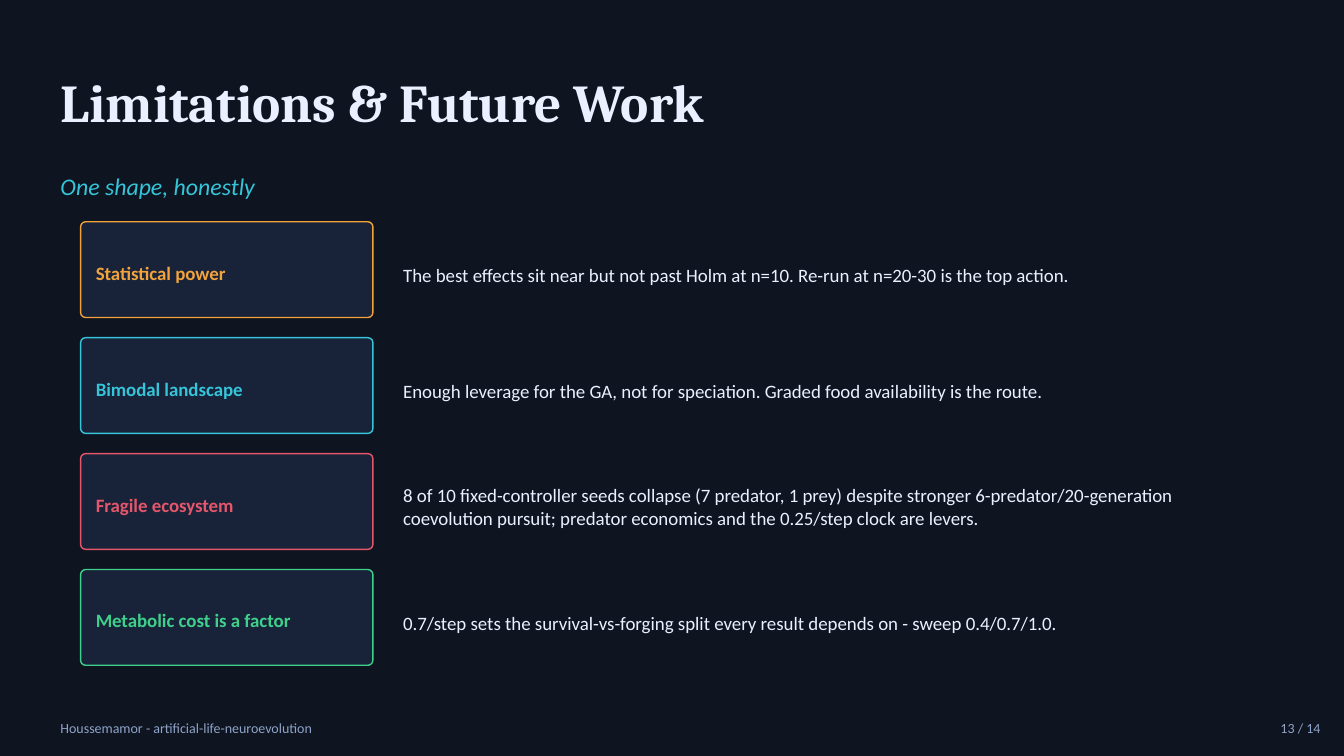
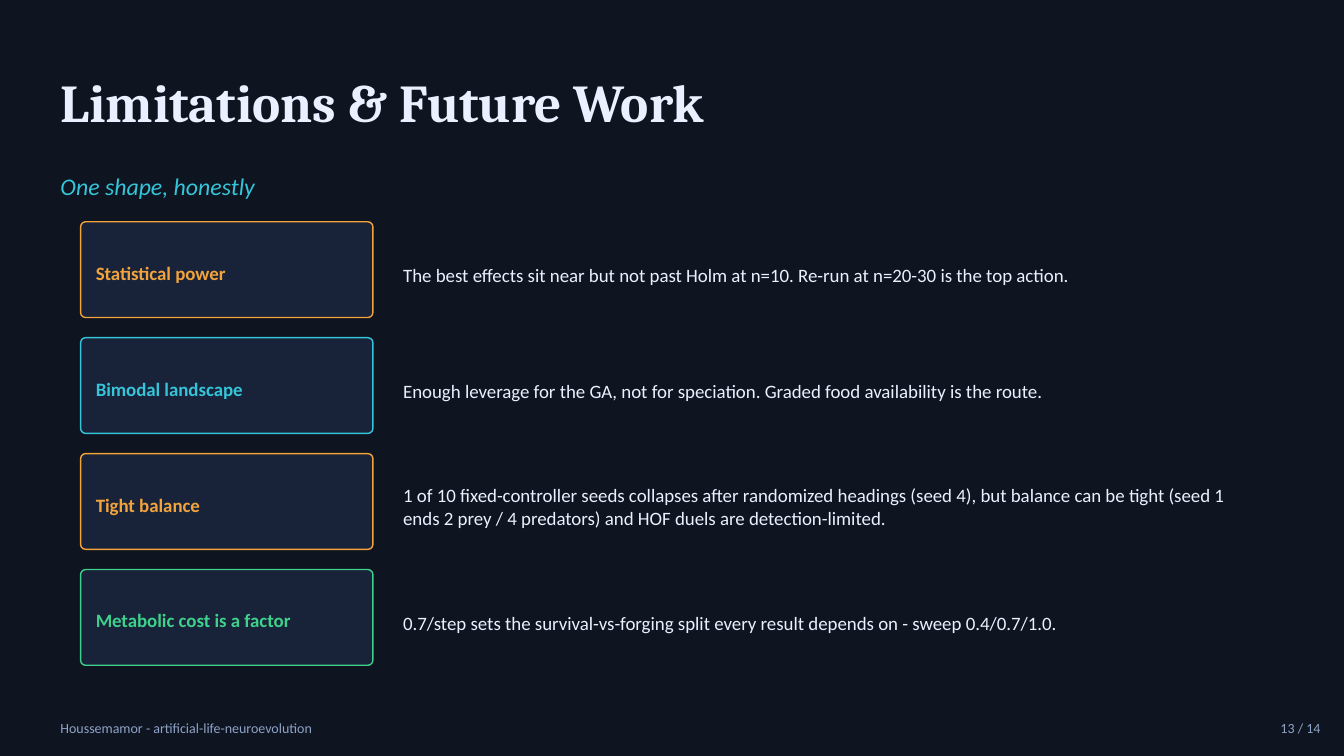
Before and after one commit to Houssemamor/ARTIFICIAL-LIFE-Simulation-Using-Neuroevolution-and-Genetic-Algorithms, a slide deck: slide 13 of docs/presentation_deck.pptx. Drawn at 1344x756 pixels with LibreOffice and Linux fonts; fonts in the diff are those of the drawing. Boxes give left, top, right and bottom in pixels: in the first picture for what was removed or moved away, otherwise in the second. Text is boxed around its words. In the diff, an @@ line names an element or a change of style, - is before the commit and + after.

Commit message:
feat(simulation): randomize initial headings and refresh coevolution results
Randomize prey, predator, and newborn headings at spawn to remove shared
initial orientation bias, and rerun the 6-predator/20-generation coevolution
pipeline with the new initial-state dynamics.

- agents/simulation/evolution/experiments/analytics/app: assign uniform random
  headings from seeded RNG streams at runtime spawn and reproduction sites
- configs/predator_prey.json, experiments/EXP-COEV/*, experiments/EXP-SHOWCASE/recording.json:
  regenerate coevolution, ecosystem, stability-sweep, and showcase artifacts
- docs/*, README.md, PLAN.md, generate_deck.js, dashboard.html, webdash outputs:
  reconcile metrics, narrative, and presentation materials with measured results
- tests/integration/test_predator_prey_stability.py: align viability sample with
  the committed stability sweep

```diff
--- a/docs/presentation_deck.pptx
+++ b/docs/presentation_deck.pptx
@@ rounded rectangle at [81, 454, 373, 549]: outline #E4576B 1 pt to #F2A33C 1 pt @@
@@ text at [96, 498, 200, 515]: text changed; text colour #E4576B to #F2A33C @@
-Fragile ecosystem
+Tight balance
@@ text at [403, 488, 1224, 528]: text changed @@
-8 of 10 fixed-controller seeds collapse (7 predator, 1 prey) despite stronger 6-predator/20-generation coevolution pursuit; predator economics and the 0.25/step clock are levers.
+1 of 10 fixed-controller seeds collapses after randomized headings (seed 4), but balance can be tight (seed 1 ends 2 prey / 4 predators) and HOF duels are detection-limited.
```
Also in this commit, not shown: 1 other slide changed, 24 other files.
